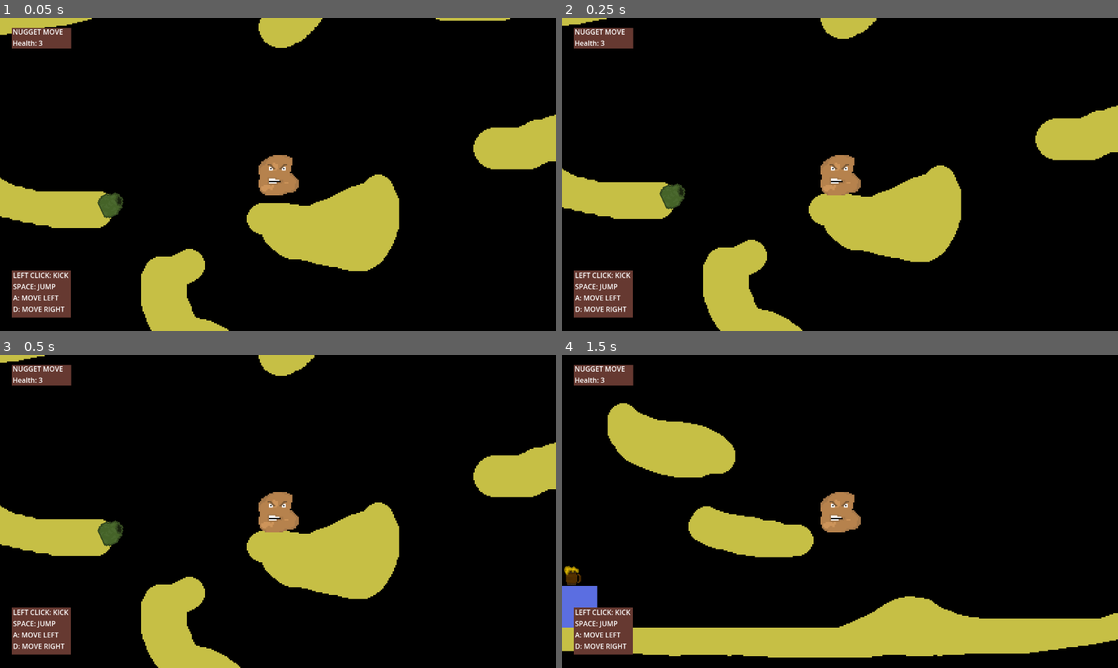
Above: before the commit, frames 1-4 (two rows, left to right).
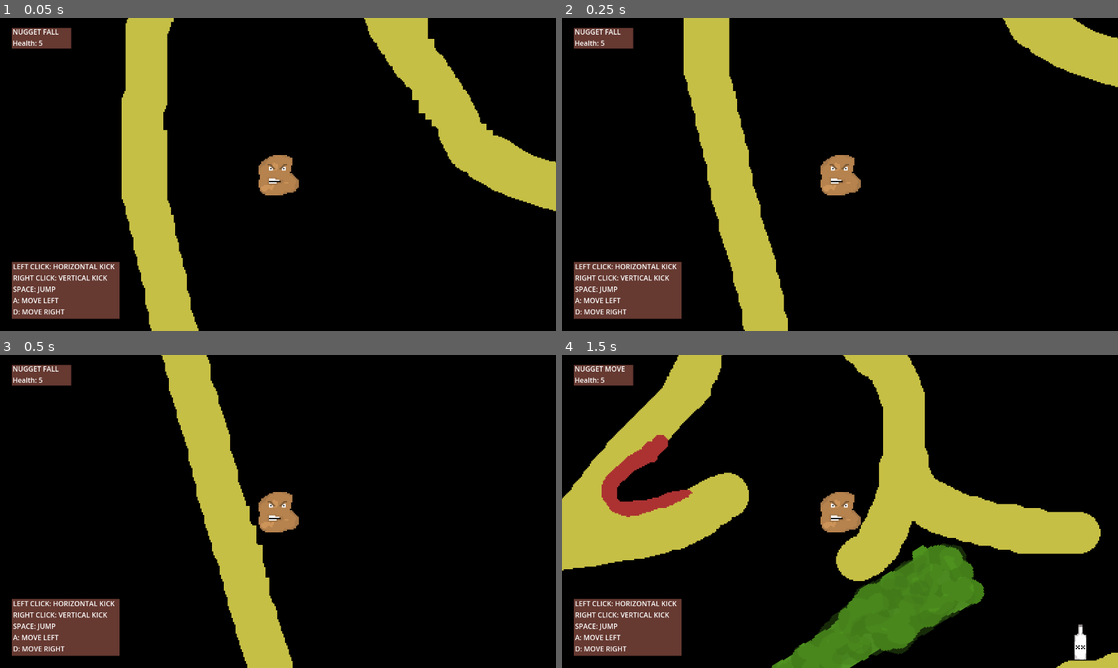
Above: after the commit, the same moments.

Repository: d0ctajones/gmtk-nugget
Game: Godot game, scene res://main.tscn
Same seed, same stepped clock (60 frames per second), same inputs: the game is played once before the commit and once after it. Sound files missing from this copy of the repository are replaced by a short silence.
Inputs (mouse positions are in pixels of both pictures, inside the frame that each line leads up to):
- Up to frame 1 (0.05 s): no input
- Up to frame 2 (0.25 s): no input
- Up to frame 3 (0.5 s): no input
- Up to frame 4 (1.5 s): move the mouse to (962, 495) at 0.52 s; hold D (move_right) from 0.53 s (still down); click (962, 495) at 0.6 s; tap Space (jump) at 0.77, 1.07 s; right-click (962, 495) at 0.8 s; move the mouse to (728, 527) at 1.27 s; right-click (728, 527) at 1.35 s

The runs differ from the first frame. In frame 1, 25% of the frame differs, in the area x 0-100%, y 0-100%; in frame 2, 24%; in frame 3, 24%; in frame 4, 41%.

Commit message:
a bunch of sounds effect that mostly are not too loud. vertical and horizontal kicking

Diff:
--- a/hazards/gas_vent.gd
+++ b/hazards/gas_vent.gd
@@ -5,6 +5,8 @@
 
 
 @onready var attack_method = get_node("GasJetLong")
+
+var attack_sound = preload("res://hazards/gas_vent.ogg")
 
 func _ready():
     remove_child(attack_method)
@@ -25,7 +27,21 @@
     get_node("attack_interval").stop()
     add_child(attack_method)
 
+    var sound_player = play_sound(attack_sound)
     await get_tree().create_timer(attack_duration).timeout
+    sound_player.queue_free()
 
     remove_child(attack_method)
     get_node("attack_interval").start()
+
+func play_sound(sound):
+    var sound_player = AudioStreamPlayer2D.new()
+    sound_player.set_stream(sound)
+    sound_player.autoplay = true
+    sound_player.max_distance = 500.0
+    sound_player.position = get_parent().position
+    sound_player.connect('finished', Callable(sound_player, 'queue_free'))
+
+    add_child(sound_player)
+
+    return sound_player
--- a/level/level.tscn
+++ b/level/level.tscn
@@ -1,9 +1,10 @@
-[gd_scene load_steps=7 format=3 uid="uid://bbinbrfsijhpq"]
+[gd_scene load_steps=8 format=3 uid="uid://bbinbrfsijhpq"]
 
 [ext_resource type="Texture2D" uid="uid://dkkm7i1afgn74" path="res://level/level.png" id="1"]
 [ext_resource type="PackedScene" uid="uid://p22natcypeo" path="res://objects/beer.tscn" id="2_cgi6j"]
 [ext_resource type="PackedScene" uid="uid://yhnt0n6iajoq" path="res://hazards/gas_vent.tscn" id="3_10hhl"]
 [ext_resource type="PackedScene" uid="uid://c207dprvy0doq" path="res://hazards/gas_jet_long.tscn" id="4_3b4cr"]
+[ext_resource type="PackedScene" uid="uid://da7ty7u1mgbhr" path="res://objects/liquor.tscn" id="5_d810e"]
 
 [sub_resource type="RectangleShape2D" id="RectangleShape2D_svd71"]
 size = Vector2(25, 284.5)
@@ -20,22 +21,10 @@
 texture = ExtResource("1")
 
 [node name="PlayerSpawn" type="Marker2D" parent="."]
-position = Vector2(-162, 582)
+position = Vector2(-273, -687)
 
 [node name="Beer" parent="." instance=ExtResource("2_cgi6j")]
-position = Vector2(-232, -775)
-
-[node name="Beer2" parent="." instance=ExtResource("2_cgi6j")]
-position = Vector2(-310, -841)
-
-[node name="Beer3" parent="." instance=ExtResource("2_cgi6j")]
-position = Vector2(-308, -768)
-
-[node name="Beer4" parent="." instance=ExtResource("2_cgi6j")]
-position = Vector2(-313, -691)
-
-[node name="Beer5" parent="." instance=ExtResource("2_cgi6j")]
-position = Vector2(-159, 854)
+position = Vector2(236, 497)
 
 [node name="TerrainCollision1" type="CollisionPolygon2D" parent="."]
 visible = false
@@ -138,3 +127,12 @@
 [node name="GasJetLong" parent="GasVent" instance=ExtResource("4_3b4cr")]
 position = Vector2(131.102, -14.3286)
 rotation = 1.4441
+
+[node name="Liquor" parent="." instance=ExtResource("5_d810e")]
+position = Vector2(11, 534)
+
+[node name="Liquor2" parent="." instance=ExtResource("5_d810e")]
+position = Vector2(-247, 633)
+
+[node name="Liquor3" parent="." instance=ExtResource("5_d810e")]
+position = Vector2(-333, 583)
--- a/main.gd
+++ b/main.gd
@@ -1,4 +1,6 @@
 extends Node
+
+var level_music = preload("res://music/Zander Noriega - Fight Them Until We Cant.mp3")
 
 func _ready():
     load_level()
@@ -20,6 +22,8 @@
 
     add_child(level_instance)
 
+    play_music()
+
 func connect_player_signals(player_node):
     $HUD.activate_player_hud(player_node)
     player_node.state_change.connect($HUD._update_player_stats)
@@ -28,3 +32,12 @@
 
 func handle_player_death():
     get_tree().reload_current_scene()
+
+func play_music():
+    var sound_player = AudioStreamPlayer.new()
+    sound_player.set_stream(level_music)
+    sound_player.autoplay = true
+    sound_player.set_volume_db(-25.0)
+    sound_player.connect('finished', Callable(sound_player, 'start'))
+
+    add_child(sound_player)
--- a/main.tscn
+++ b/main.tscn
@@ -26,10 +26,11 @@
 
 [node name="Controls" type="Label" parent="HUD"]
 offset_left = 30.0
-offset_top = 580.0
-offset_right = 158.0
-offset_bottom = 684.0
-text = "Left click: Kick
+offset_top = 560.0
+offset_right = 265.0
+offset_bottom = 690.0
+text = "Left click: Horizontal Kick
+Right click: Vertical Kick
 Space: Jump
 A: Move Left
 D: Move Right"
@@ -37,6 +38,6 @@
 
 [node name="Sprite2D" type="Sprite2D" parent="HUD/Controls"]
 z_index = -1
-position = Vector2(65, 55.007)
-scale = Vector2(1.94286, 2.70035)
+position = Vector2(121, 66.5)
+scale = Vector2(3.54286, 3.275)
 texture = ExtResource("3_kowtv")
--- a/objects/beer.gd
+++ b/objects/beer.gd
@@ -3,6 +3,8 @@
 @export var kickable:bool = false
 
 @export var horiztonal_fly_time: float = 0.1
+
+var clink_sound = preload("res://objects/clink.ogg")
 
 var DEFAULT_GRAVITY_SCALE = 0.8
 
@@ -28,3 +30,17 @@
 
 func _respect_gravity():
     gravity_scale = DEFAULT_GRAVITY_SCALE
+
+func play_sound(sound):
+    var sound_player = AudioStreamPlayer2D.new()
+    sound_player.set_stream(sound)
+    sound_player.autoplay = true
+    sound_player.max_distance = 400.0
+    sound_player.position = position
+    sound_player.set_volume_db(10.0)
+    sound_player.connect('finished', Callable(sound_player, 'queue_free'))
+
+    get_parent().add_child(sound_player)
+
+func _on_body_entered(body):
+    play_sound(clink_sound)
--- a/objects/beer.tscn
+++ b/objects/beer.tscn
@@ -13,6 +13,8 @@
 collision_mask = 9
 gravity_scale = 0.8
 continuous_cd = 1
+max_contacts_reported = 2
+contact_monitor = true
 script = ExtResource("1_5dthv")
 
 [node name="Sprite2D" type="Sprite2D" parent="."]
@@ -21,3 +23,5 @@
 
 [node name="CollisionShape2D" type="CollisionShape2D" parent="."]
 shape = SubResource("1")
+
+[connection signal="body_entered" from="." to="." method="_on_body_entered"]
--- /dev/null
+++ b/objects/liquor.gd
@@ -0,0 +1,47 @@
+extends RigidBody2D
+
+@export var kickable:bool = false
+
+@export var horizontal_fly_time: float = 0.08
+
+var clink_sound = preload("res://objects/clunk.ogg")
+
+var DEFAULT_GRAVITY_SCALE = 0.9
+
+func set_kickable(is_kickable):
+    kickable = is_kickable
+
+func kick(kick_power):
+    set_axis_velocity(Vector2.ZERO)
+
+    apply_central_impulse(kick_power)
+
+    gravity_scale = 0
+
+    var timer = Timer.new()
+    timer.name = "gravity_timer"
+    timer.set_one_shot(true)
+    timer.set_wait_time(horizontal_fly_time)
+    timer.connect('timeout', Callable(timer, 'queue_free'))
+    timer.connect('timeout', Callable(self, '_respect_gravity'))
+
+    add_child(timer)
+    timer.start()
+
+func _respect_gravity():
+    gravity_scale = DEFAULT_GRAVITY_SCALE
+
+func play_sound(sound):
+    var sound_player = AudioStreamPlayer2D.new()
+    sound_player.set_stream(sound)
+    sound_player.autoplay = true
+    sound_player.max_distance = 400.0
+    sound_player.position = position
+    sound_player.set_volume_db(10.0)
+    sound_player.connect('finished', Callable(sound_player, 'queue_free'))
+
+    get_parent().add_child(sound_player)
+
+func _on_body_entered(body):
+    print('clunk')
+    play_sound(clink_sound)
--- /dev/null
+++ b/objects/liquor.tscn
@@ -0,0 +1,28 @@
+[gd_scene load_steps=4 format=3 uid="uid://da7ty7u1mgbhr"]
+
+[ext_resource type="Script" path="res://objects/liquor.gd" id="1_eut3j"]
+[ext_resource type="Texture2D" uid="uid://db14h278lkn12" path="res://objects/liquor.png" id="2_30ti0"]
+
+[sub_resource type="CapsuleShape2D" id="CapsuleShape2D_oy1e1"]
+radius = 4.5
+height = 28.0
+
+[node name="Liquor" type="RigidBody2D"]
+z_index = 1
+z_as_relative = false
+collision_layer = 8
+collision_mask = 9
+gravity_scale = 0.9
+continuous_cd = 1
+max_contacts_reported = 2
+contact_monitor = true
+script = ExtResource("1_eut3j")
+
+[node name="Sprite2D" type="Sprite2D" parent="."]
+texture = ExtResource("2_30ti0")
+
+[node name="CollisionShape2D" type="CollisionShape2D" parent="."]
+position = Vector2(-0.5, 3)
+shape = SubResource("CapsuleShape2D_oy1e1")
+
+[connection signal="body_entered" from="." to="." method="_on_body_entered"]
--- a/player/player.gd
+++ b/player/player.gd
@@ -4,17 +4,42 @@
 @export var ground_acceleration: float  = 2500.0
 @export var ground_friction: float      = 2000.0
 @export var gravity: float              = 3000.0
-@export var max_fall_speed: float       = 8000.0
+@export var max_fall_speed: float       = 5000.0
 @export var jump_speed: float           = 400.0
 @export var air_move_speed: float       = 200.0
 @export var air_acceleration: float     = 1000.0
 @export var air_friction: float         = 300.0
 @export var vertical_jump_time: float   = 0.2
+@export var kick_interval: float        = 0.2
 
 @onready var kicker = get_node("Kicker")
 
+var hit_sounds = [
+    preload("res://player/ouch.ogg")
+]
+
+var attack_sounds = {
+    "vertical": preload("res://player/nyah_01.ogg"),
+    "horizontal": preload("res://player/hwah_01.ogg")
+}
+
+
+var talk_crap = [
+    preload("res://player/yeah.ogg"),
+    preload("res://player/take_that_beer.ogg")
+]
+
+var found_beer = false
+var found_beer_sound = preload("res://player/fizzy_fizzy_beer.ogg")
+
+var found_liquor = false
+var found_liquor_sound = preload("res://player/lucky_day_liquor.ogg")
+
+var landing_sound = preload("res://player/moist_impact.ogg")
+var head_impact_sound = preload("res://player/hit_head_deep.ogg")
+
 var status = {
-    "HEALTH": 3
+    "HEALTH": 5
 }
 
 # Possible player states
@@ -38,8 +63,10 @@
     $Kicker.update_kick_list.connect(update_kick_list)
 
 func _physics_process(delta):
-    if Input.is_action_just_pressed("kick"):
-        kick()
+    if Input.is_action_just_pressed("kick_vertical") :
+        kick("vertical")
+    elif Input.is_action_just_pressed("kick_horizontal"):
+        kick("horizontal")
 
     change_state(current_state)
 
@@ -50,24 +77,39 @@
 
     move(delta)
 
-func kick():
+func kick(kick_type):
+    if has_node("kick_timer"):
+        pass
+    else:
+        add_kick_timer()
+
     var x_direction = 0
-    var kick_x_velocity = 300
-    var kick_y_velocity = -300
+
+    var kick_x_velocity = 0
+    var kick_y_velocity = 0
 
     if $AnimationPlayer.current_animation == "move_left":
         x_direction = -1
     else:
         x_direction = 1
 
+    if kick_type == "horizontal":
+        kick_x_velocity = x_direction * 400
+        kick_y_velocity = -200
+    elif kick_type == "vertical":
+        kick_y_velocity = -400
+        if current_state == STATES.MOVE:
+            if velocity == Vector2.ZERO:
+                kick_x_velocity = 0
+            else:
+                kick_x_velocity = x_direction * 150
+
     if current_state in [ STATES.JUMP, STATES.FALL ]:
-        kick_y_velocity = -150
-    elif current_state == STATES.MOVE:
-        if velocity.x == 0:
-            kick_x_velocity = 0
-
+        kick_y_velocity = kick_y_velocity - 150
+
+    play_sound(attack_sounds[kick_type])
     for body in kick_list.values():
-        body.kick(Vector2(x_direction * kick_x_velocity, kick_y_velocity))
+        body.kick(Vector2(kick_x_velocity, kick_y_velocity))
 
 ################################################################################
 # State Functions
@@ -99,7 +141,7 @@
     if has_node("jump_timer"):
         pass
     else:
-        add_jump_timer(delta)
+        add_jump_timer()
 
     var input_vector = Vector2.ZERO
 
@@ -158,12 +200,20 @@
     process_gravity(delta)
     move_and_slide()
 
-    if current_state == STATES.FALL:
+    if current_state == STATES.MOVE:
+        if not is_on_floor():
+            change_state(STATES.FALL)
+
+    elif current_state == STATES.FALL:
         if is_on_floor():
             change_state(STATES.MOVE)
+            play_sound(landing_sound)
+        elif is_on_ceiling():
+            play_sound(head_impact_sound)
 
     elif current_state == STATES.JUMP:
         if is_on_ceiling_only():
+            play_sound(head_impact_sound)
             if has_node("jump_timer"):
                 get_node("jump_timer").queue_free()
             change_state(STATES.FALL)
@@ -186,12 +236,20 @@
 
 func update_kick_list(action, body):
     if action ==  "add":
+        if not found_beer:
+            if body.name.contains("Beer"):
+                found_beer = true
+                play_sound(found_beer_sound, 5.0)
+        if not found_liquor:
+            if body.name.contains("Liquor"):
+                found_liquor = true
+                play_sound(found_liquor_sound, 15.0)
         kick_list[body.name] = body
     else:
         kick_list.erase(body.name)
 
 ################################################################################
-# Value Updaters
+# Value Updaters and Getters
 
 func get_current_state():
     return STATES.keys()[current_state]
@@ -201,17 +259,28 @@
         take_hit(body.deal_damage())
         state_change.emit()
 
+func play_sound(sound, db=1.0):
+    var sound_player = AudioStreamPlayer.new()
+    sound_player.set_stream(sound)
+    sound_player.autoplay = true
+    sound_player.set_volume_db(db)
+    sound_player.connect('finished', Callable(sound_player, 'queue_free'))
+
+    get_parent().add_child(sound_player)
+
 func take_hit(damage_amount):
     status["HEALTH"] = status["HEALTH"] - damage_amount
     state_change.emit()
 
+    play_sound(hit_sounds[0])
+
     if status["HEALTH"] <= 0:
         player_died.emit()
 
 ################################################################################
 # Timer Functions
 
-func add_jump_timer(delta):
+func add_jump_timer():
     # Set timer that allows player to ingore gravity until vertical_jump_time passes
     var timer = Timer.new()
     timer.name = "jump_timer"
@@ -223,5 +292,15 @@
     add_child(timer)
     timer.start()
 
+func add_kick_timer():
+    var timer = Timer.new()
+    timer.name = "kick_timer"
+    timer.set_one_shot(true)
+    timer.set_wait_time(kick_interval)
+    timer.connect('timeout', Callable(timer, 'queue_free'))
+
+    add_child(timer)
+    timer.start()
+
 func _end_jump():
     change_state(STATES.FALL)
--- a/player/player.tscn
+++ b/player/player.tscn
@@ -118,7 +118,6 @@
 shape = SubResource("RectangleShape2D_8f64o")
 
 [node name="Hurtbox" parent="." instance=ExtResource("4_l4jso")]
-script = null
 
 [node name="CollisionPolygon2D" type="CollisionPolygon2D" parent="Hurtbox"]
 polygon = PackedVector2Array(0, 15, 8, 13, 12, 12, 15, 9, 15, 5, 10, 1, 10, -13, 7, -14, -4, -14, -11, -10, -14, -4, -14, 10, -10, 14)
--- a/project.godot
+++ b/project.godot
@@ -41,9 +41,14 @@
 "events": [Object(InputEventKey,"resource_local_to_scene":false,"resource_name":"","device":0,"window_id":0,"alt_pressed":false,"shift_pressed":false,"ctrl_pressed":false,"meta_pressed":false,"pressed":false,"keycode":32,"physical_keycode":0,"key_label":0,"unicode":0,"echo":false,"script":null)
 ]
 }
-kick={
+kick_horizontal={
 "deadzone": 0.5,
 "events": [Object(InputEventMouseButton,"resource_local_to_scene":false,"resource_name":"","device":-1,"window_id":0,"a …(253 unchanged characters)…
+]
+}
+kick_vertical={
+"deadzone": 0.5,
+"events": [Object(InputEventMouseButton,"resource_local_to_scene":false,"resource_name":"","device":-1,"window_id":0,"alt_pressed":false,"shift_pressed":false,"ctrl_pressed":false,"meta_pressed":false,"button_mask":0,"position":Vector2(0, 0),"global_position":Vector2(0, 0),"factor":1.0,"button_index":2,"canceled":false,"pressed":false,"double_click":false,"script":null)
 ]
 }
 
Not shown, added: hazards/gas_vent.ogg.import
Not shown, added: music/Zander Noriega - Fight Them Until We Cant.mp3.import
Not shown, added: objects/clink.ogg.import
Not shown, added: objects/clunk.ogg.import
Binary file added: objects/liquor.aseprite
Binary file added: objects/liquor.png
Not shown, added: objects/liquor.png.import
Not shown, added: player/fizzy_fizzy_beer.ogg.import
Not shown, added: player/hit_head_deep.ogg.import
Not shown, added: player/hwah_01.ogg.import
Not shown, added: player/lucky_day_liquor.ogg.import
Not shown, added: player/moist_impact.ogg.import
(and 17 more such lines)
